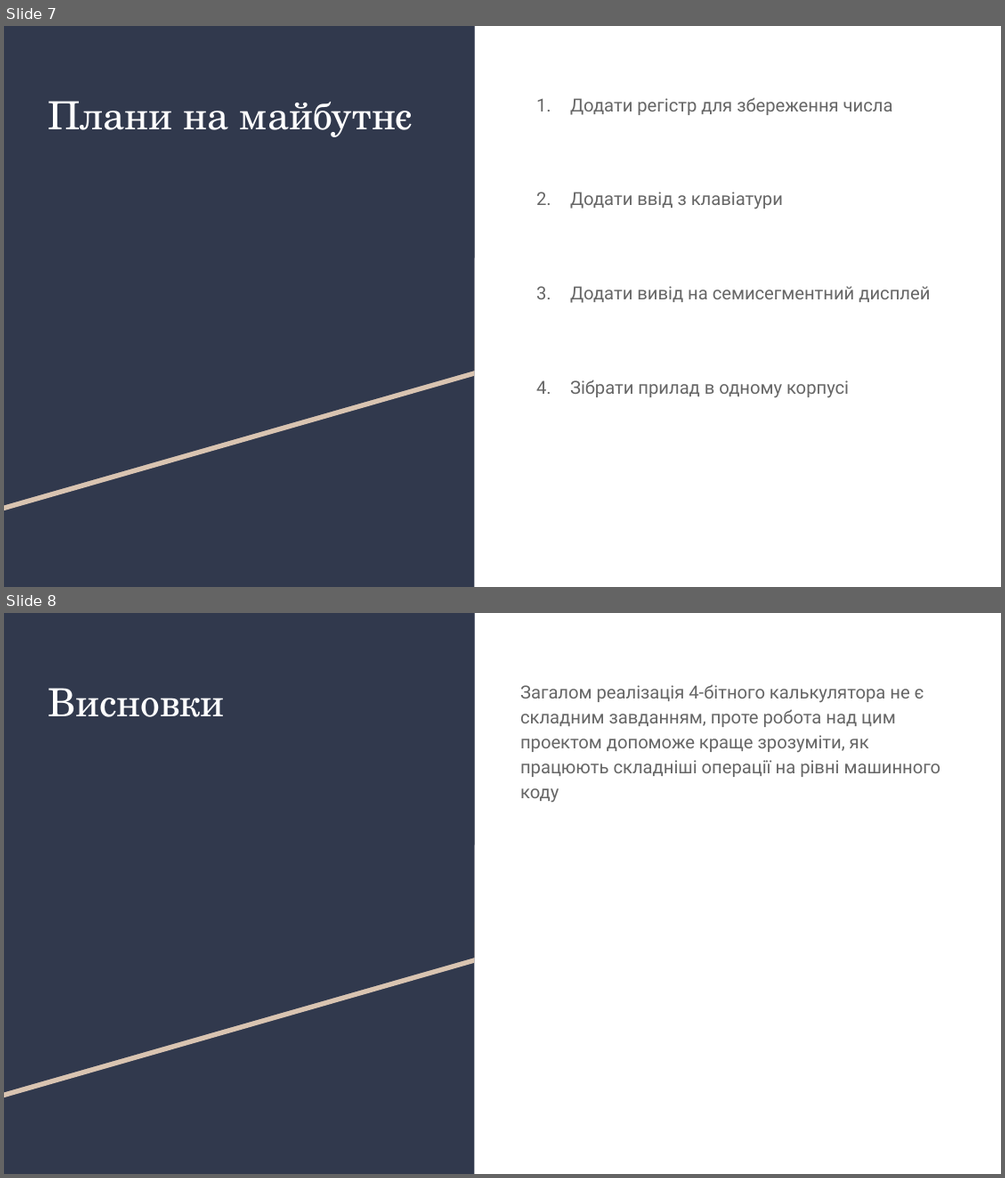
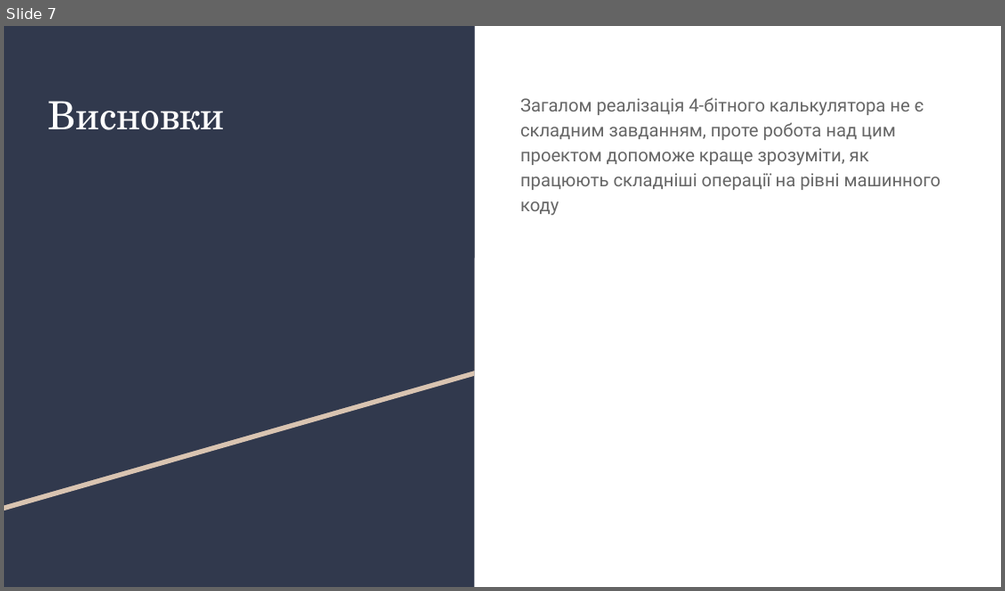
Before and after one commit to VladislavRazoronov/4-Bit-calculator, a slide deck: 4-bit calculator.pptx. Shown one above the other, each under a label of ours: slides 7 and 8 before the commit, slide 7 after it. The pictures are 1005x1178 and 1005x591 pixels, drawn with LibreOffice and Linux fonts; fonts in the diff are those of the drawing. Boxes give left, top, right and bottom in pixels: in the first picture for what was removed or moved away, otherwise in the second. Text is boxed around its words. In the diff, an @@ line names an element or a change of style, - is before the commit and + after.

Commit message:
update

```diff
--- a/4-bit calculator.pptx
+++ b/4-bit calculator.pptx
@@ slide 7 removed at [4, 26, 1001, 587], background #FFFFFF; not listed: 3 template elements that a slide beside it also shows @@
@@ title removed at [48, 101, 413, 137] @@
-Плани на майбутнє
@@ text removed at [570, 97, 930, 398] @@
-1. Додати регістр для збереження числа
-2. Додати ввід з клавіатури
-3. Додати вивід на семисегментний дисплей
-4. Зібрати прилад в одному корпусі
@@ what was slide 8 is now slide 7 @@
```
